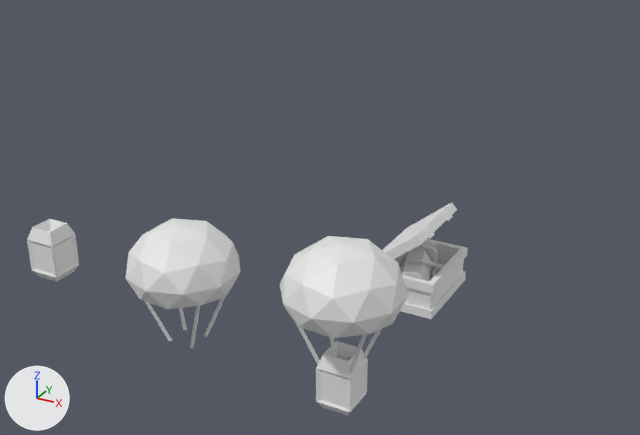
An edit to the Blender file Assets/Art/Raw Assets/Items.blend, drawn before and after from the same camera.
The view is the same before and after, from a 50 mm lens placed at (3.6, -7.04, 4.77), pointed at (-2.47, 4.0, -0.75). Arrows for +X, +Y and +Z are at lower left; the lights stay in place.

In view in the first picture: 'Beacon', 'BeaconBox', 'BeaconParacute', 'PatchKit'.
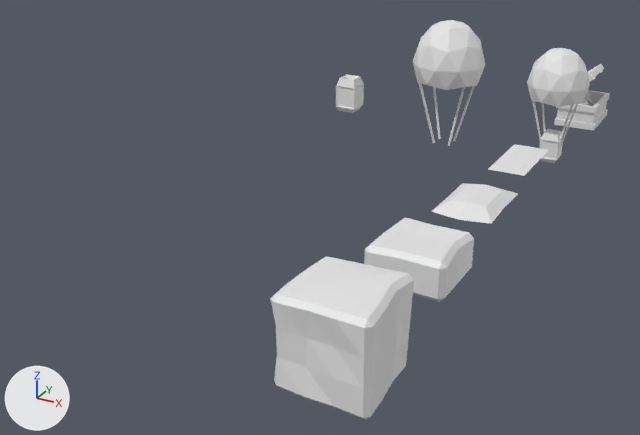
Changed parts and their boxes (x1, y1, x2, y2) in the pictures (640 x 435 px; the box of a moved part takes in the faces that stretch with it):
'Crate', added: after (270, 256, 414, 420)
'Beacon', reshaped, moved (51% narrower, 36% shorter): before (279, 236, 408, 416); after (527, 48, 590, 163)
'BeaconParacute', reshaped, moved (37% narrower): before (126, 218, 240, 349); after (413, 20, 485, 146)
'PatchKit', moved: before (383, 203, 468, 319); after (554, 64, 610, 131)
'Package', added: after (364, 217, 474, 302)
'BeaconBox', moved: before (27, 219, 79, 282); after (336, 74, 364, 113)
'Parcel', added: after (432, 183, 518, 224)
'Letter', added: after (488, 144, 548, 176)
part 1 of me_cube_001, moved or reshaped: before (126, 218, 240, 309); after (413, 20, 485, 90)
part 2 of me_cube_001, moved or reshaped: before (204, 297, 225, 337); after (453, 86, 475, 142)
part 3 of me_cube_001, moved or reshaped: before (179, 308, 187, 330); after (433, 87, 441, 139)
part 4 of me_cube_001, moved or reshaped: before (190, 306, 200, 349); after (448, 87, 465, 146)
part 5 of me_cube_001, moved or reshaped: before (145, 301, 173, 341); after (419, 84, 435, 143)
part 6 of me_cube_006, moved or reshaped: before (279, 236, 408, 338); after (527, 48, 590, 107)
part 7 of me_cube_006, moved or reshaped: before (364, 329, 381, 360); after (561, 104, 578, 145)
part 8 of me_cube_006, moved or reshaped: before (330, 338, 335, 346); after (541, 103, 546, 132)
part 9 of me_cube_006, moved or reshaped: before (350, 334, 367, 375); after (558, 104, 574, 148)
part 10 of me_cube_006, moved or reshaped: before (295, 322, 320, 364); after (532, 101, 541, 140)
part 11 of me_cube_006, moved or reshaped: before (316, 341, 368, 416); after (539, 129, 563, 163)

The change, as a diff of the scene's bpy script:
```diff
--- a/Assets/Art/Raw Assets/Items.blend.py
+++ b/Assets/Art/Raw Assets/Items.blend.py
@@ me_cube_006 @@
 me_cube_006.from_pydata(...)  # 107 vertices, 126 faces; spans x -0.62..0.62, y -0.88..1.02, z -0.66..0.66
 # used by ob_beacon; location = (-0.01, -0.01, 0.01); rotation_euler = (1.571, 0.0, 0.0), in degrees (90, 0, 0)
+# me_cube_006 part 6: the loose piece of 47 vertices spanning x -0.62..0.62, y 0.27..1.02, z -0.66..0.66 is scaled about its middle by (0.8, 1.22, 0.8), then moved by (0.0, 0.26, 0.0)
+# me_cube_006 part 7: the loose piece of 6 vertices spanning x 0.12..0.47, y -0.43..0.42, z -0.36..-0.12 is scaled about its middle by (0.8, 1.27, 0.8), then moved by (-0.06, 0.06, 0.05)
+# me_cube_006 part 8: the loose piece of 6 vertices spanning x -0.47..-0.12, y -0.43..0.42, z -0.36..-0.12 is scaled about its middle by (0.8, 1.3, 0.8), then moved by (0.06, 0.07, 0.05)
+# me_cube_006 part 9: the loose piece of 6 vertices spanning x 0.12..0.47, y -0.43..0.42, z 0.12..0.36 is scaled about its middle by (0.8, 1.27, 0.8), then moved by (-0.06, 0.06, -0.05)
+# me_cube_006 part 10: the loose piece of 6 vertices spanning x -0.47..-0.12, y -0.43..0.42, z 0.12..0.36 is scaled about its middle by (0.8, 1.3, 0.8), then moved by (0.06, 0.07, -0.05)
+# me_cube_006 part 11: the loose piece of 36 vertices spanning x -0.2..0.2, y -0.88..-0.21, z -0.2..0.2 is scaled about its middle by 0.8, then moved by (0.0, 0.16, 0.0)
@@ me_cube_001 @@
 me_cube_001.from_pydata(...)  # 71 vertices, 92 faces; spans x -0.624..0.624, y -0.655..0.791, z -0.656..0.656
 # used by ob_beaconparacute; location = (-2.01, -0.01, 0.01); rotation_euler = (1.571, 0.0, 0.0), in degrees (90, 0, 0)
-me_cube_001.vertices[47].co = (0.436, 0.193, -0.339)
-me_cube_001.vertices[49].co = (0.473, 0.185, -0.318)
-me_cube_001.vertices[51].co = (0.471, 0.18, -0.361)
-me_cube_001.vertices[53].co = (-0.436, 0.193, -0.339)
-me_cube_001.vertices[55].co = (-0.473, 0.185, -0.318)
-me_cube_001.vertices[57].co = (-0.471, 0.18, -0.361)
-me_cube_001.vertices[59].co = (0.436, 0.193, 0.339)
-me_cube_001.vertices[61].co = (0.473, 0.185, 0.318)
-me_cube_001.vertices[63].co = (0.471, 0.18, 0.361)  # pixel (199, 297)
-me_cube_001.vertices[65].co = (-0.436, 0.193, 0.339)
-me_cube_001.vertices[67].co = (-0.473, 0.185, 0.318)
-me_cube_001.vertices[69].co = (-0.471, 0.18, 0.361)
+# me_cube_001 part 1: the loose piece of 47 vertices spanning x -0.624..0.624, y 0.044..0.791, z -0.656..0.656 is scaled about its middle by (1, 1.52, 1), then moved by (0.0, 0.656, 0.0)
+# me_cube_001 part 2
+me_cube_001.vertices[47].co = (0.436, 0.688, -0.339)
+me_cube_001.vertices[49].co = (0.473, 0.672, -0.318)
+me_cube_001.vertices[51].co = (0.471, 0.657, -0.361)
+# me_cube_001 part 3
+me_cube_001.vertices[53].co = (-0.436, 0.727, -0.339)
+me_cube_001.vertices[55].co = (-0.473, 0.706, -0.318)
+me_cube_001.vertices[57].co = (-0.471, 0.677, -0.361)
+# me_cube_001 part 4
+me_cube_001.vertices[59].co = (0.436, 0.688, 0.339)
+me_cube_001.vertices[61].co = (0.473, 0.672, 0.318)  # pixel (466, 80)
+me_cube_001.vertices[63].co = (0.471, 0.657, 0.361)  # pixel (465, 81)
+# me_cube_001 part 5
+me_cube_001.vertices[65].co = (-0.436, 0.727, 0.339)
+me_cube_001.vertices[67].co = (-0.473, 0.706, 0.318)  # pixel (417, 72)
+me_cube_001.vertices[69].co = (-0.471, 0.677, 0.361)  # pixel (416, 74)
@@ ob_patchkit @@
 ob_patchkit = bpy.data.objects.new('PatchKit', me_cube)
-ob_patchkit.location = (0.0, 2.0, 0.0)
+ob_patchkit.location = (0.0, 10.0, 0.0)
 ob_patchkit.rotation_euler = (1.571, 0.0, 0.0)  # degrees (90, 0, 0)
@@ ob_beacon @@
 ob_beacon = bpy.data.objects.new('Beacon', me_cube_006)
-ob_beacon.location = (-0.01, -0.01, 0.01)
+ob_beacon.location = (0.0, 7.99, 0.01)
 ob_beacon.rotation_euler = (1.571, 0.0, 0.0)  # degrees (90, 0, 0)
@@ ob_beaconparacute @@
 ob_beaconparacute = bpy.data.objects.new('BeaconParacute', me_cube_001)
-ob_beaconparacute.location = (-2.01, -0.01, 0.01)
+ob_beaconparacute.location = (-2.01, 7.99, 0.01)
 ob_beaconparacute.rotation_euler = (1.571, 0.0, 0.0)  # degrees (90, 0, 0)
@@ ob_beaconbox @@
 ob_beaconbox = bpy.data.objects.new('BeaconBox', me_cube_002)
-ob_beaconbox.location = (-4.01, -0.01, 0.01)
+ob_beaconbox.location = (-4.01, 7.99, 0.01)
 ob_beaconbox.rotation_euler = (1.571, 0.0, 0.0)  # degrees (90, 0, 0)
@@ ob_crate @@
+ob_crate = bpy.data.objects.new('Crate', me_cube_007)  # 96 vertices, 98 faces; spans x -0.57..0.572, y -0.571..0.584, z -0.571..0.608
+ob_crate.location = (0.0, 0.0, 0.0)
@@ ob_package @@
+ob_package = bpy.data.objects.new('Package', me_cube_006_1)  # 42 vertices, 44 faces; spans x -0.518..0.518, y -0.518..0.567, z -0.259..0.259
+ob_package.location = (0.0, 2.0, 0.0)
@@ ob_parcel @@
+ob_parcel = bpy.data.objects.new('Parcel', me_cube_005)  # 25 vertices, 32 faces; spans x -0.421..0.43, y -0.682..0.682, z -0.135..0.135
+ob_parcel.location = (0.0, 4.0, 0.0)
@@ ob_letter @@
+ob_letter = bpy.data.objects.new('Letter', me_cube_004)  # 19 vertices, 18 faces; spans x -0.288..0.288, y -0.672..0.672, z -0.013..0.013
+ob_letter.location = (0.0, 6.0, 0.0)
```
